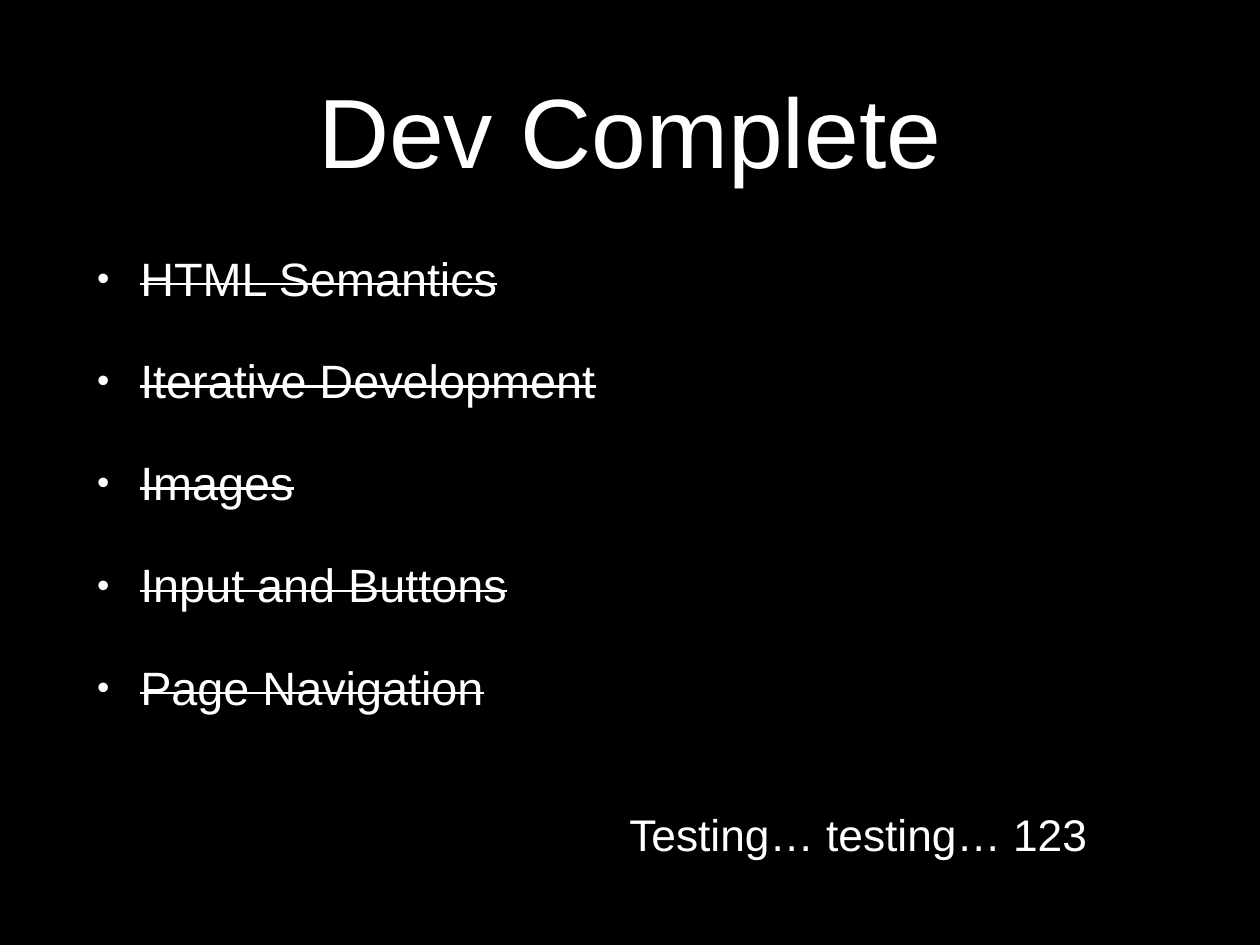
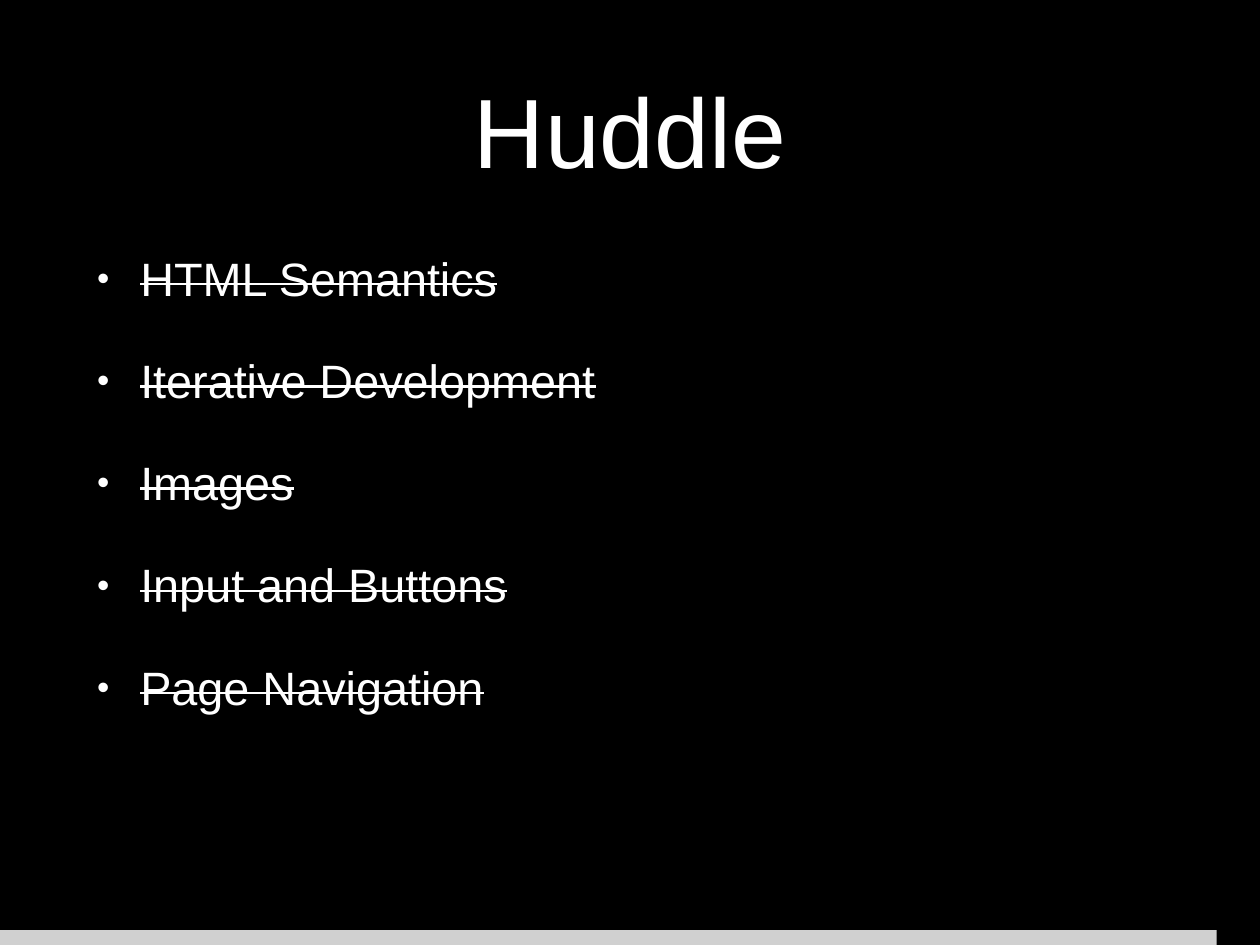
Before and after one commit to D-Code-DL/Slides, a slide deck: slide 56 of Class Presentations/Day3 JS Class.pptx. Drawn at 1260x945 pixels with LibreOffice and Linux fonts; fonts in the diff are those of the drawing; grey boxes stand for pictures. Boxes give left, top, right and bottom in pixels: in the first picture for what was removed or moved away, otherwise in the second. Text is boxed around its words. In the diff, an @@ line names an element or a change of style, - is before the commit and + after.

```diff
--- a/Class Presentations/Day3 JS Class.pptx
+++ b/Class Presentations/Day3 JS Class.pptx
@@ title at (474, 96, 786, 169): text changed @@
-Dev Complete
+Huddle
@@ text removed at (629, 819, 1087, 860) @@
-Testing… testing… 123
@@ picture added at (0, 930, 1217, 945) @@
```
Also in this commit, not shown: 56 other slides changed.
